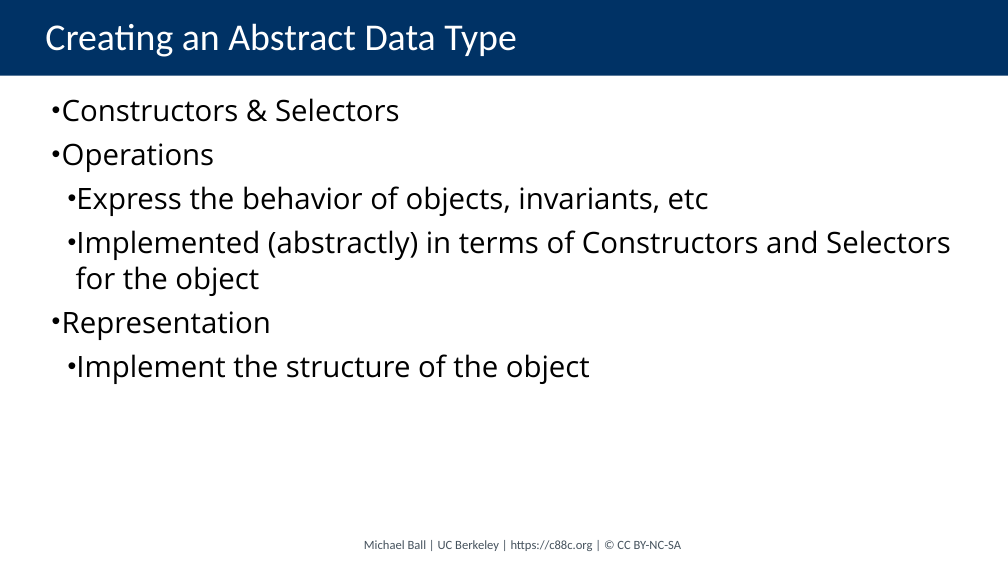
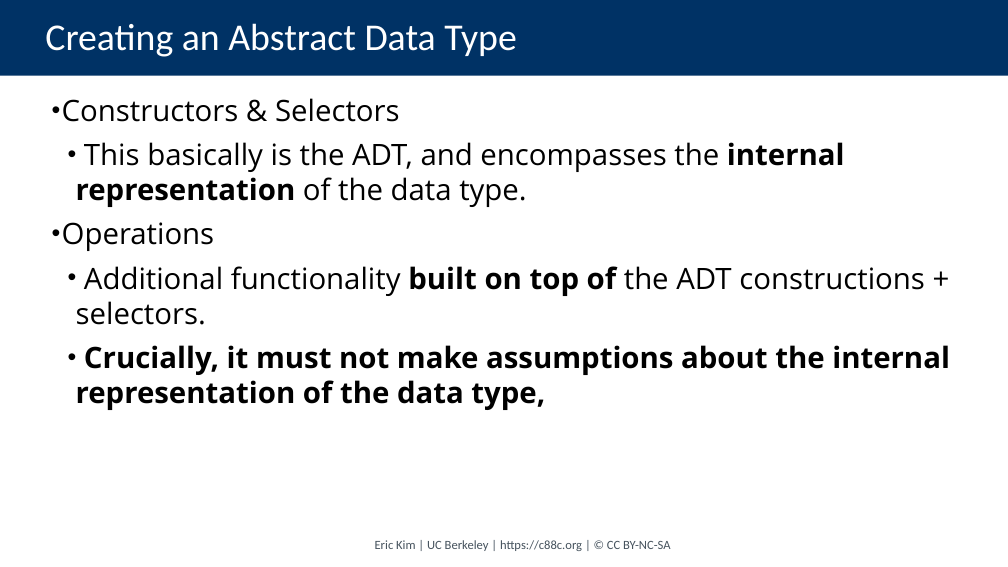
Before and after one commit to cs88-website/su24, a slide deck: slide 36 of assets/slides/su24/10-ADTs.pptx (slide 17 before the commit). Drawn at 1008x567 pixels with LibreOffice and Linux fonts; fonts in the diff are those of the drawing. Boxes give left, top, right and bottom in pixels: in the first picture for what was removed or moved away, otherwise in the second. Text is boxed around its words. In the diff, an @@ line names an element or a change of style, - is before the commit and + after.

```diff
--- a/assets/slides/su24/10-ADTs.pptx
+++ b/assets/slides/su24/10-ADTs.pptx
@@ text at (76, 142, 845, 207): paragraph added @@
+  • This basically is the ADT, and encompasses the internal representation of the data type.
@@ text at (76, 266, 950, 410): text changed; bold on @@
-  • Express the behavior of objects, invariants, etc
-  • Implemented (abstractly) in terms of Constructors and Selectors for the object
-• Representation
-  • Implement the structure of the object
+  • Additional functionality built on top of the ADT constructions + selectors.
+  • Crucially, it must not make assumptions about the internal representation of the data type,
@@ text at (375, 540, 670, 551): text changed @@
-Michael Ball | UC Berkeley | https://c88c.org | © CC BY-NC-SA
+Eric Kim | UC Berkeley | https://c88c.org | © CC BY-NC-SA
```
Also in this commit, not shown: 14 other slides changed, 24 slides added, 6 slides removed, 2 other files.
